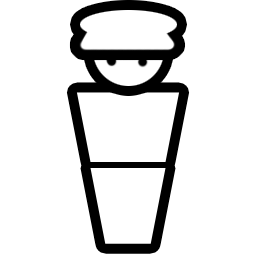
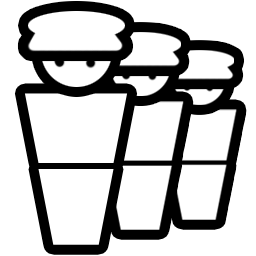
Layer changes from the first 256x256 image to the second:
added group "Group 2 copy" with 6 layers above "Group 2" over <box>24,11,128,245</box>
added group "Group 1 copy" (1st of 3, in "Group 2 copy") with 1 layers in group "Group 2 copy" over <box>27,11,125,52</box>
added layer "Layer 2" (1st of 6, in "Group 2 copy" › "Group 1 copy") in group "Group 1 copy" over <box>27,11,125,52</box>
added group "Group 1 copy 2" (1st of 3, in "Group 2 copy") with 1 layers in group "Group 2 copy" over <box>41,16,112,87</box>
added layer "Layer 2" (2nd of 6, in "Group 2 copy" › "Group 1 copy 2") in group "Group 1 copy 2" over <box>41,16,112,87</box>
added group "Group 1" (1st of 3, in "Group 2 copy") with 1 layers in group "Group 2 copy" over <box>24,93,128,245</box>
added layer "Layer 1 copy" (1st of 3, in "Group 2 copy" › "Group 1") in group "Group 1" over <box>24,93,128,245</box>
painted on "Layer 2" (3rd of 6, in "Group 2" › "Group 1 copy") over <box>79,10,181,67</box>
painted on "Layer 2" (4th of 6, in "Group 2" › "Group 1 copy 2") over <box>93,15,170,96</box>
painted on "Layer 1 copy" (2nd of 3, in "Group 2" › "Group 1") over <box>76,92,184,244</box>
added group "Group 2 copy 2" with 6 layers over <box>161,50,237,220</box>
added group "Group 1 copy" (3rd of 3, in "Group 2 copy 2") with 1 layers in group "Group 2 copy 2" over <box>164,50,234,80</box>
added layer "Layer 2" (5th of 6, in "Group 2 copy 2" › "Group 1 copy") in group "Group 1 copy" over <box>164,50,234,80</box>
added group "Group 1 copy 2" (3rd of 3, in "Group 2 copy 2") with 1 layers in group "Group 2 copy 2" over <box>173,53,225,105</box>
added layer "Layer 2" (6th of 6, in "Group 2 copy 2" › "Group 1 copy 2") in group "Group 1 copy 2" over <box>173,53,225,105</box>
added group "Group 1" (3rd of 3, in "Group 2 copy 2") with 1 layers in group "Group 2 copy 2" over <box>161,109,237,220</box>
added layer "Layer 1 copy" (3rd of 3, in "Group 2 copy 2" › "Group 1") in group "Group 1" over <box>161,109,237,220</box>
